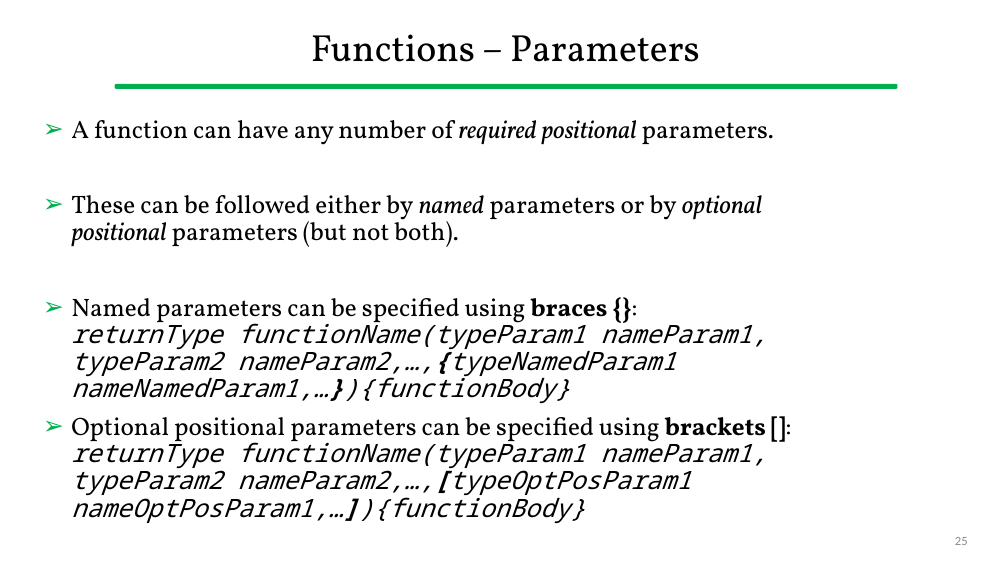
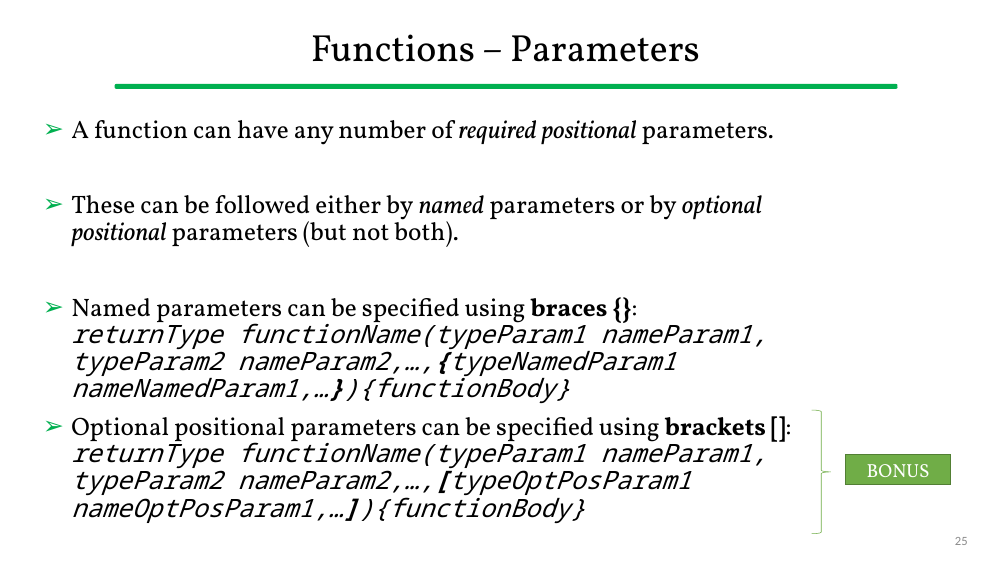
Before and after one commit to gcappon/bwthw, a slide deck: slide 25 of lab_02-dart_101_part_1/lab_02-dart_101_part_1.pptx. Drawn at 1008x567 pixels with LibreOffice and Linux fonts; fonts in the diff are those of the drawing. Boxes give left, top, right and bottom in pixels: in the first picture for what was removed or moved away, otherwise in the second. Text is boxed around its words. In the diff, an @@ line names an element or a change of style, - is before the commit and + after.

```diff
--- a/lab_02-dart_101_part_1/lab_02-dart_101_part_1.pptx
+++ b/lab_02-dart_101_part_1/lab_02-dart_101_part_1.pptx
@@ right brace added at [812, 410, 831, 534], outline #70AD47 0.5 pt @@
@@ rectangle added at [846, 454, 951, 485], fill #70AD47, outline #538035 1 pt, 18 pt, text #FFFFFF @@
+BONUS
```
Also in this commit, not shown: 1 other slide changed, 17 other files.
